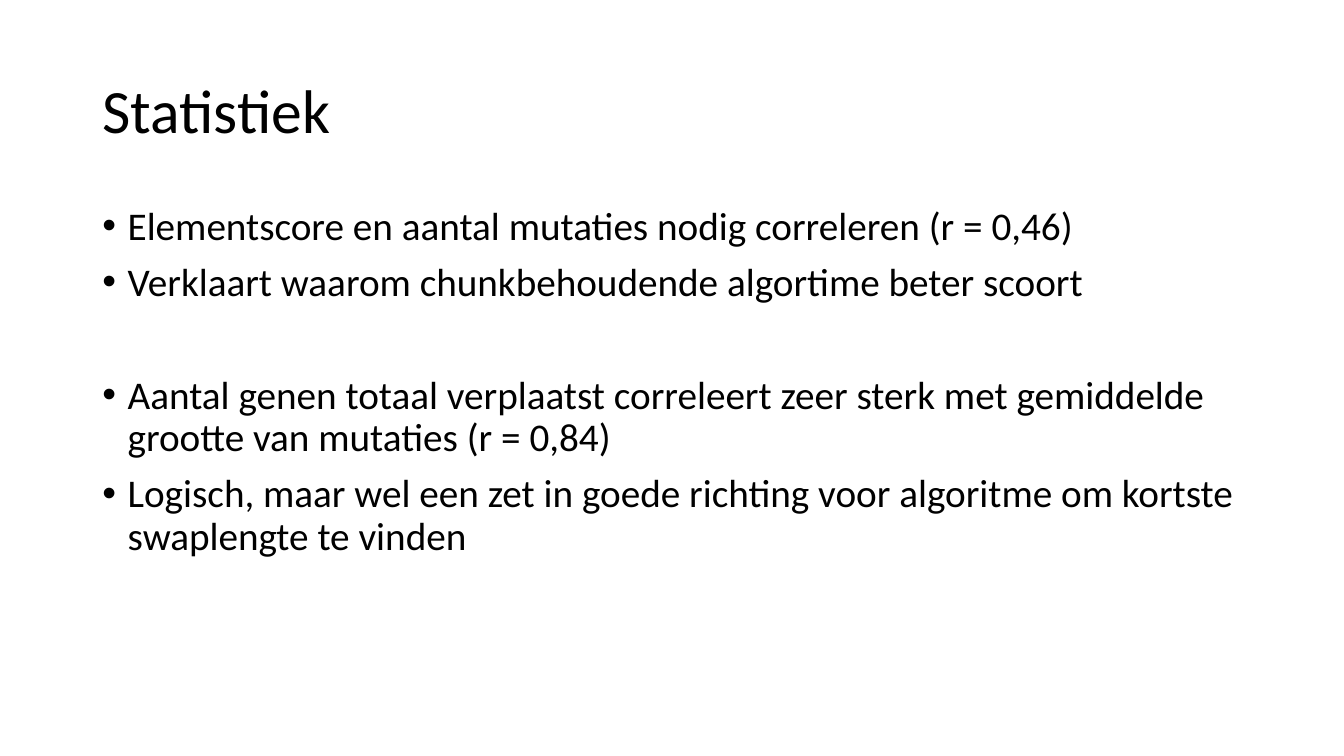
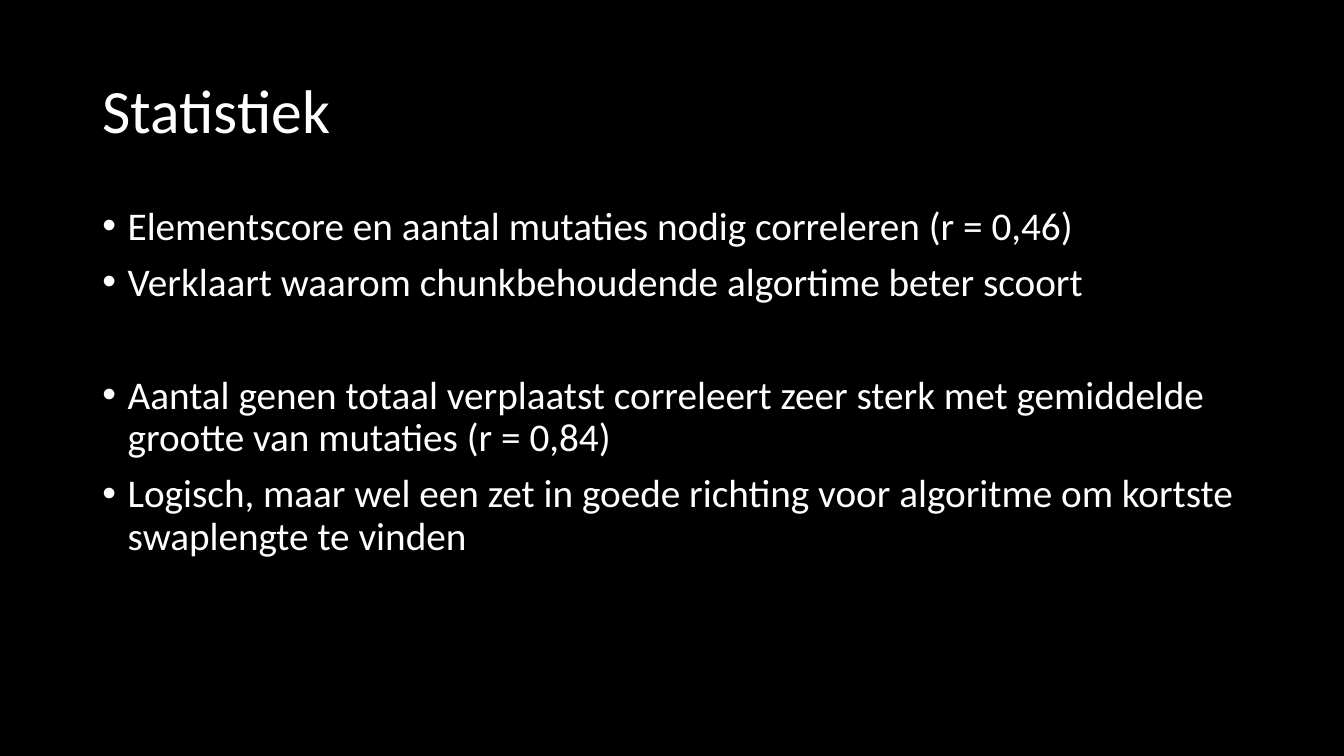
Before and after one commit to Blomr/Fruitvliegen, a slide deck: slide 6 of Fruitvliegen_week7.pptx. Drawn at 1344x756 pixels with LibreOffice and Linux fonts; fonts in the diff are those of the drawing. Boxes give left, top, right and bottom in pixels: in the first picture for what was removed or moved away, otherwise in the second. Text is boxed around its words. In the diff, an @@ line names an element or a change of style, - is before the commit and + after.

```diff
--- a/Fruitvliegen_week7.pptx
+++ b/Fruitvliegen_week7.pptx
@@ background #FFFFFF to #000000 @@
@@ title "Statistiek" at (102, 90, 330, 134): text colour #000000 to #FFFFFF @@
@@ text "Elementscore en aantal mutaties nodig ..." at (128, 211, 1233, 557): text colour #000000 to #FFFFFF @@
```
Also in this commit, not shown: 1 other slide changed.
